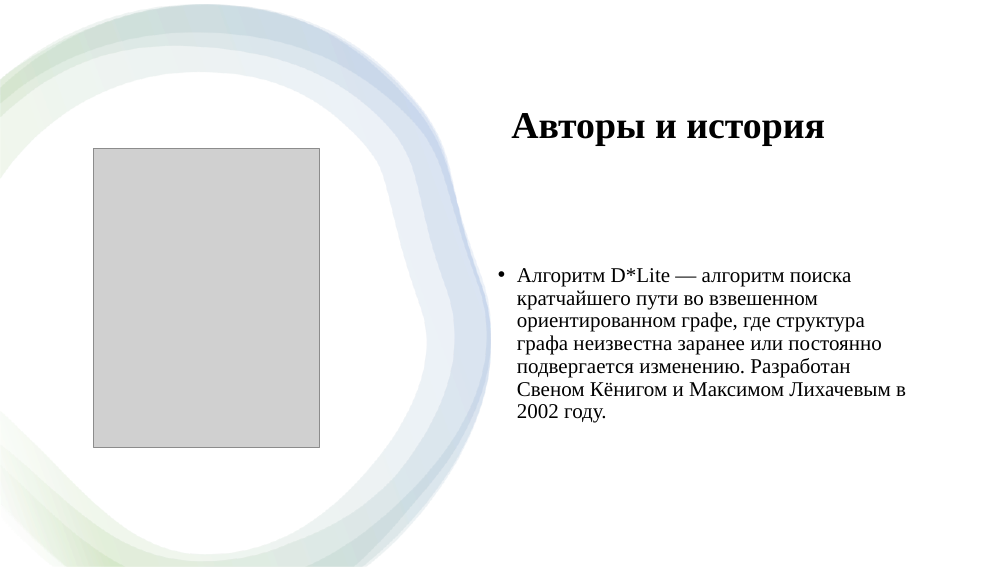
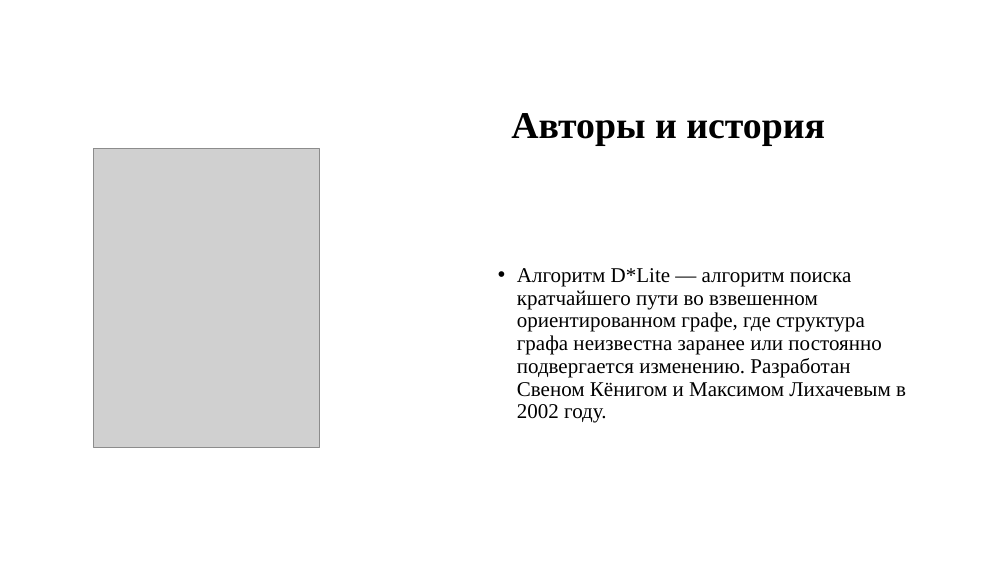
Before and after one commit to lizz770/D-Lite, a slide deck: slide 5 of DstarLite.pptx (slide 2 before the commit). Drawn at 1008x567 pixels with LibreOffice and Linux fonts; fonts in the diff are those of the drawing; grey boxes stand for pictures. Boxes give left, top, right and bottom in pixels: in the first picture for what was removed or moved away, otherwise in the second. Text is boxed around its words. In the diff, an @@ line names an element or a change of style, - is before the commit and + after.

```diff
--- a/DstarLite.pptx
+++ b/DstarLite.pptx
@@ rectangle removed at (0,0,1008,567) @@
@@ freeform shape removed at (0,5,490,567) @@
@@ freeform shape removed at (0,5,490,567) @@
@@ freeform shape removed at (0,5,490,567) @@
```
Also in this commit, not shown: 3 other slides changed, 3 slides added, 2 other files.
